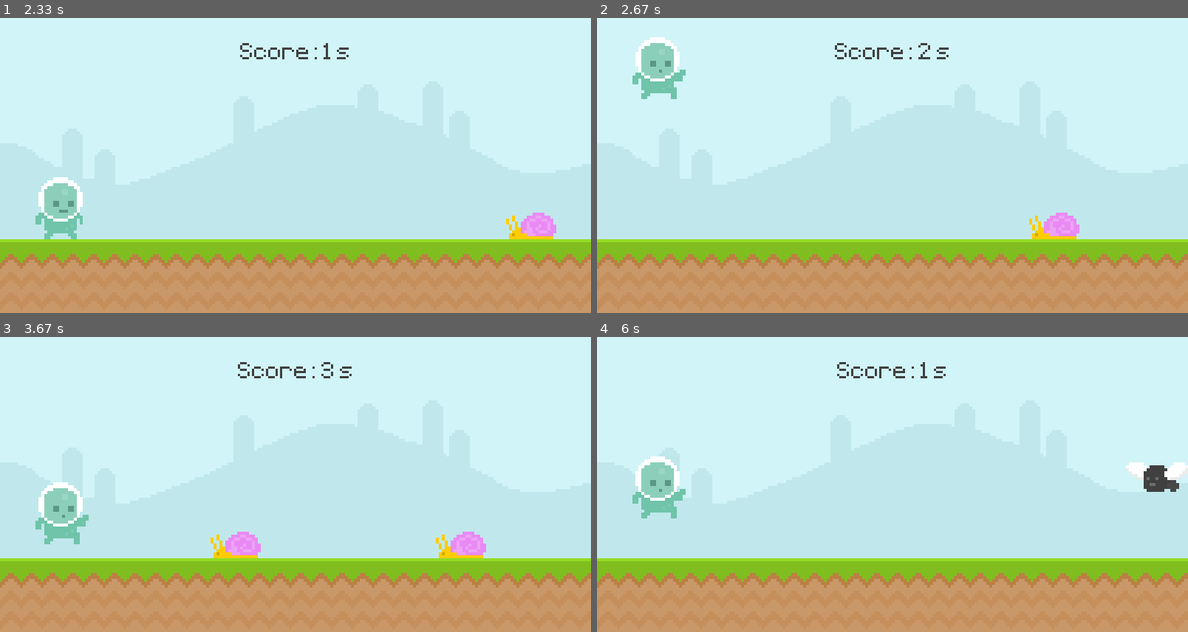
Above: before the commit, frames 1-4 (two rows, left to right).
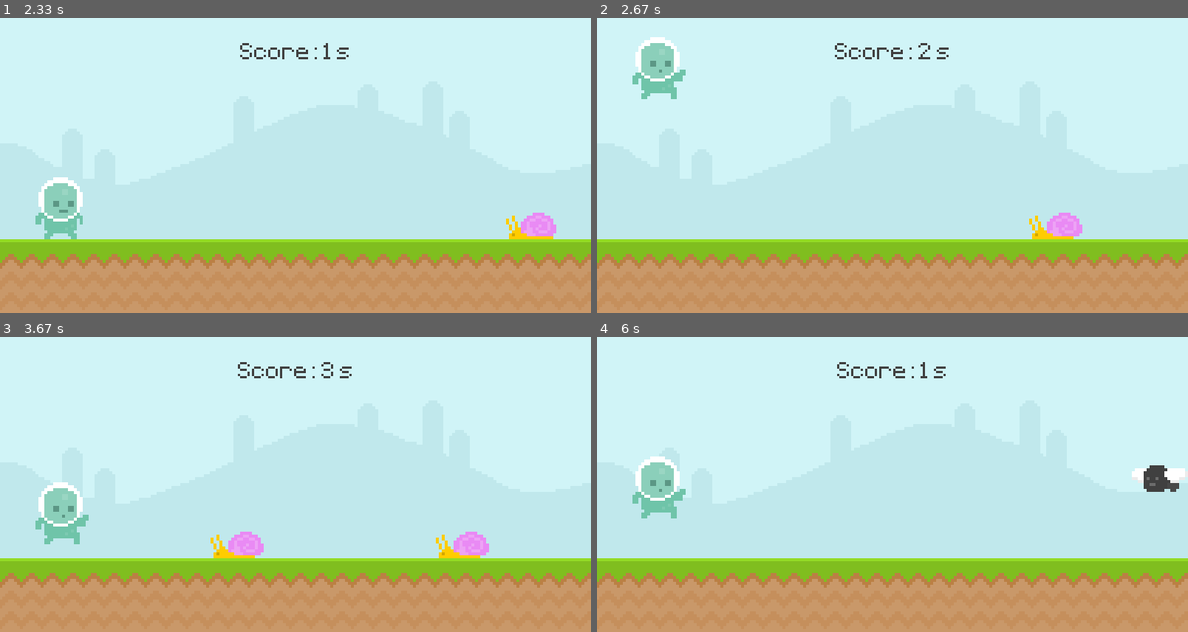
Above: after the commit, the same moments.

Repository: bstew794/PyGame_Tutorial
Game: pygame game, started from Runner.py
The game is run twice, just before and just after one commit, with the same random seed, the same clock (stepped at 60 frames per second) and the same inputs.
Inputs (mouse positions are in pixels of both pictures, inside the frame that each line leads up to):
- Up to frame 1 (2.33 s): tap Space at 0.33 s; click (59, 206) at 0.72 s; click (59, 206) at 1.55 s
- Up to frame 2 (2.67 s): tap Space at 2.33 s
- Up to frame 3 (3.67 s): tap Space at 2.73, 3.03, 3.57 s
- Up to frame 4 (6 s): tap Space at 3.87, 4.07, 4.5, 4.63, 5.4, 5.8 s

Frame 1 is identical in both runs. In frame 2, 0.2% of the frame differs, in the area x 75-83%, y 66-75%; in frame 3, 0.4%, in the area x 38-83%, y 66-75%; in frame 4, 0.2%.

Commit message:
Added enemy animations

Diff:
--- a/Runner.py
+++ b/Runner.py
@@ -90,8 +90,10 @@
 # Define some surfaces including the environment, actors, and text
 sky_surf = pygame.image.load('Graphics/Enviroment/sky.png').convert_alpha()
 grnd_surf = pygame.image.load('Graphics/Enviroment/ground.png').convert_alpha()
-snal_surf = pygame.image.load('Graphics/Enemies/Snail/snail1.png').convert_alpha()
-fly_surf = pygame.image.load('Graphics/Enemies/Fly/fly1.png').convert_alpha()
+snal_slid_1 = pygame.image.load('Graphics/Enemies/Snail/snail1.png').convert_alpha()
+snal_slid_2 = pygame.image.load('Graphics/Enemies/Snail/snail2.png').convert_alpha()
+fly_sq_1 = pygame.image.load('Graphics/Enemies/Fly/fly1.png').convert_alpha()
+fly_sq_2 = pygame.image.load('Graphics/Enemies/Fly/fly2.png').convert_alpha()
 play_walk_1 = pygame.image.load('Graphics/Player/walk1.png').convert_alpha()
 play_walk_2 = pygame.image.load('Graphics/Player/walk2.png').convert_alpha()
 play_jump = pygame.image.load('Graphics/Player/jump.png').convert_alpha()
@@ -106,6 +108,14 @@
 play_walk_indx = 0
 play_surf = play_walks[play_walk_indx]
 
+# Define obstacle attributes
+snal_slids = [snal_slid_1, snal_slid_2]
+snal_slid_indx = 0
+snal_surf = snal_slids[snal_slid_indx]
+fly_sqs = [fly_sq_1, fly_sq_2]
+fly_sq_indx = 0
+fly_surf = fly_sqs[fly_sq_indx]
+
 # Define a rectangle hitbox for the player, and menu items
 play_rect = play_surf.get_rect(midbottom = (80, 300))
 stan_rect = play_stan.get_rect(center = (400, 200))
@@ -118,7 +128,10 @@
 # Define timer variables
 obst_tmer = pygame.USEREVENT + 1
 pygame.time.set_timer(obst_tmer, 1400)
-
+snal_anim_tmer = pygame.USEREVENT + 2
+pygame.time.set_timer(snal_anim_tmer, 500)
+fly_anim_tmer = pygame.USEREVENT + 3
+pygame.time.set_timer(fly_anim_tmer, 200)
 
 # Main game loop
 while True:
@@ -144,13 +157,32 @@
                     if play_rect.bottom >= 300:
                             play_grav = -20
 
-            # Timer logic
+            # Obstacle addition timer logic
             if event.type == obst_tmer:
                 # Conditionally add a new enemy to the obstacle list
                 if randint(0,2):
                     obst_rects.append(snal_surf.get_rect(bottomleft = (randint(800, 1000), 300)))
                 else:
                     obst_rects.append(fly_surf.get_rect(bottomleft = (randint(800, 1000), 210)))
+
+            # Snail animation timer logic
+            if event.type == snal_anim_tmer:
+                if snal_slid_indx == 0:
+                    snal_slid_indx = 1
+                else:
+                    snal_slid_indx = 0
+
+                snal_surf = snal_slids[snal_slid_indx]
+
+            # Fly animation timer logic
+            if event.type == fly_anim_tmer:
+                if fly_sq_indx == 0:
+                    fly_sq_indx = 1
+                else:
+                    fly_sq_indx = 0
+
+                fly_surf = fly_sqs[fly_sq_indx]
+
         # Player input during an inactive game state
         else:
             # Reset the game state if the space key is pressed
@@ -161,6 +193,8 @@
                     play_rect.bottom = 300
                     play_grav = 0
                     play_walk_indx = 0
+                    snal_slid_indx = 0
+                    fly_sq_indx = 0
                     star_time = pygame.time.get_ticks()
 
 
